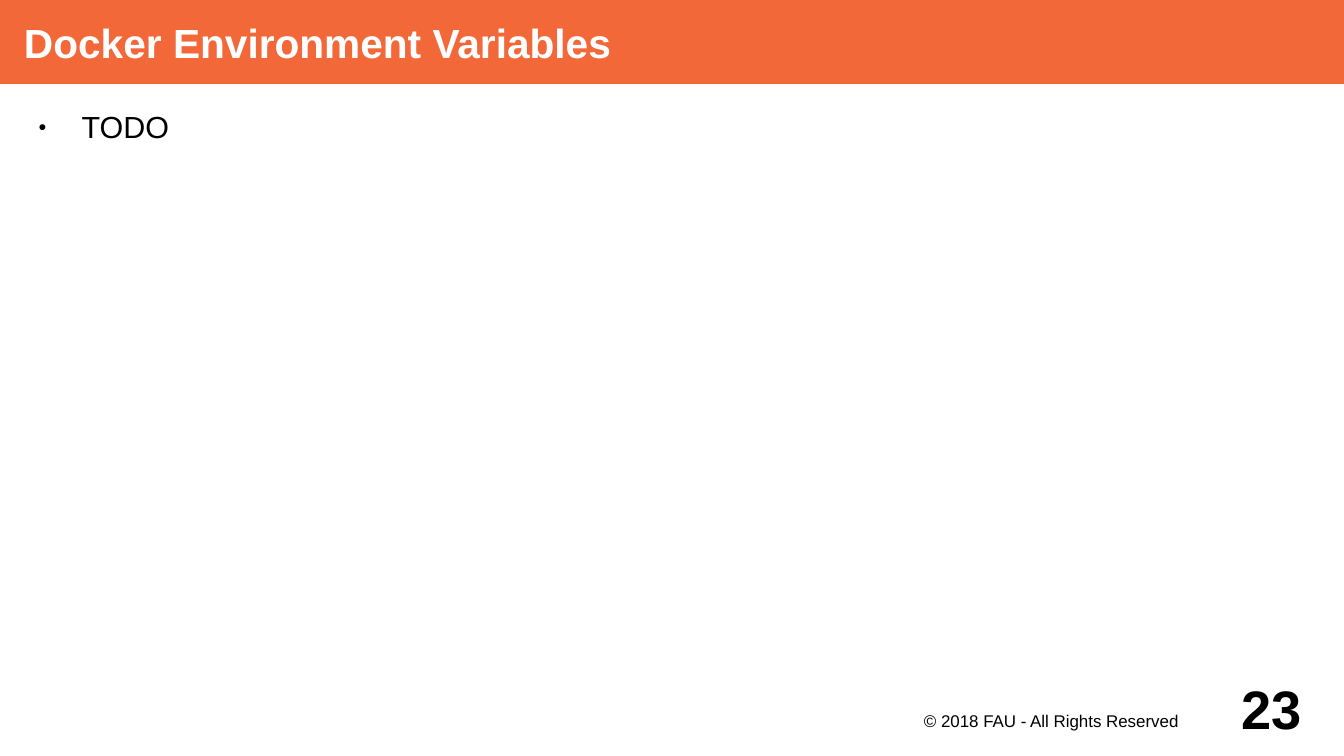
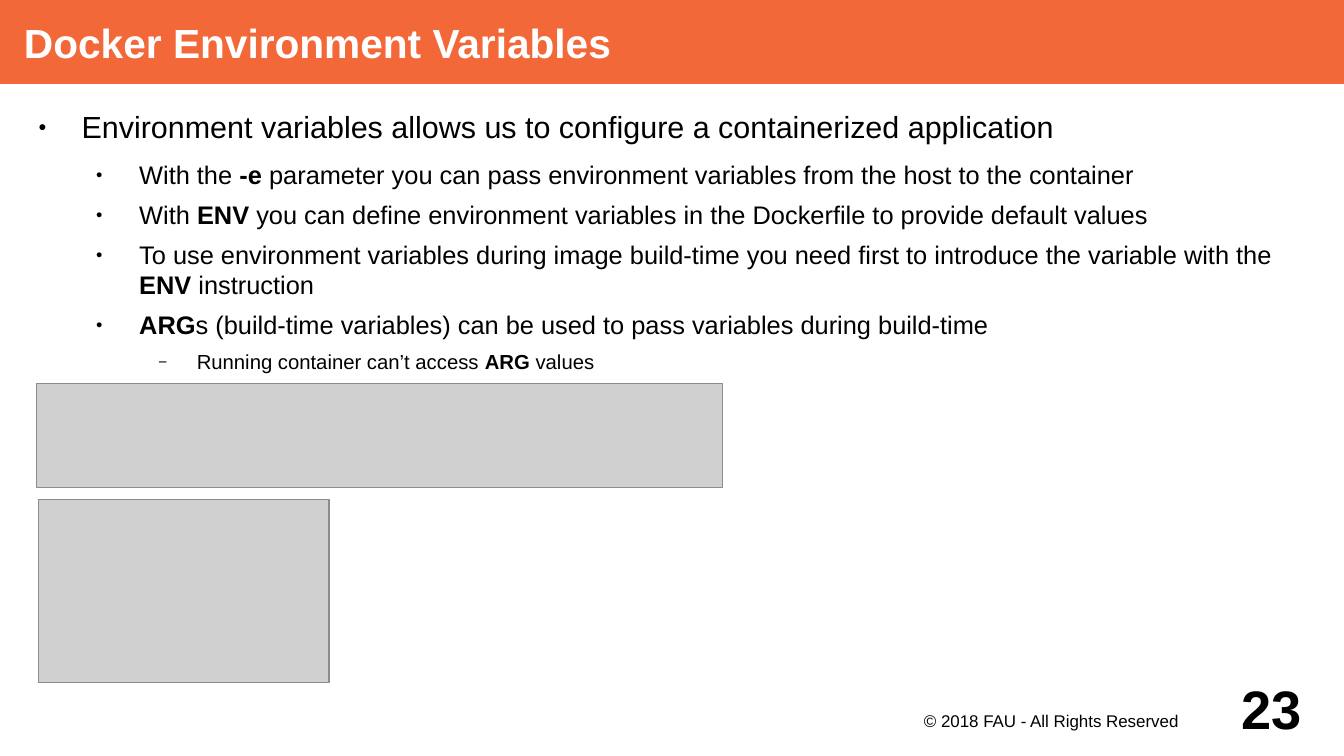
Before and after one commit to dirkriehle/adap-course, a slide deck: slide 23 of Lecture Slides/ADAP Z01 - Containerization.odp. Drawn at 1344x756 pixels with LibreOffice and Linux fonts; fonts in the diff are those of the drawing; grey boxes stand for pictures. Boxes give left, top, right and bottom in pixels: in the first picture for what was removed or moved away, otherwise in the second. Text is boxed around its words. In the diff, an @@ line names an element or a change of style, - is before the commit and + after.

Commit message:
Extend containerization slides with port mapping and env

```diff
--- a/Lecture Slides/ADAP Z01 - Containerization.odp
+++ b/Lecture Slides/ADAP Z01 - Containerization.odp
@@ text at [82, 116, 1271, 374]: text changed; size 18 to 15 pt @@
-● TODO
+● Environment variables allows us to configure a containerized application
+  ● With the -e parameter you can pass environment variables from the host to the container
+  ● With ENV you can define environment variables in the Dockerfile to provide default values
+  ● To use environment variables during image build-time you need first to introduce the variable with the ENV instruction
+  ● ARGs (build-time variables) can be used to pass variables during build-time
+    − Running container can’t access ARG values
@@ picture added at [37, 384, 723, 488] @@
@@ picture added at [39, 500, 329, 683] @@
```
Also in this commit, not shown: 3 other slides changed.
